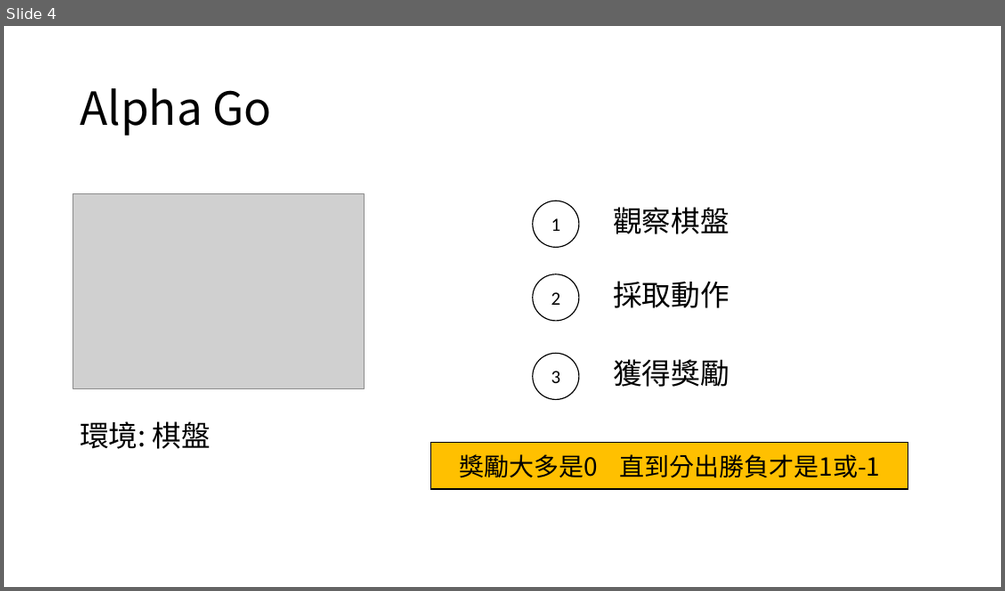
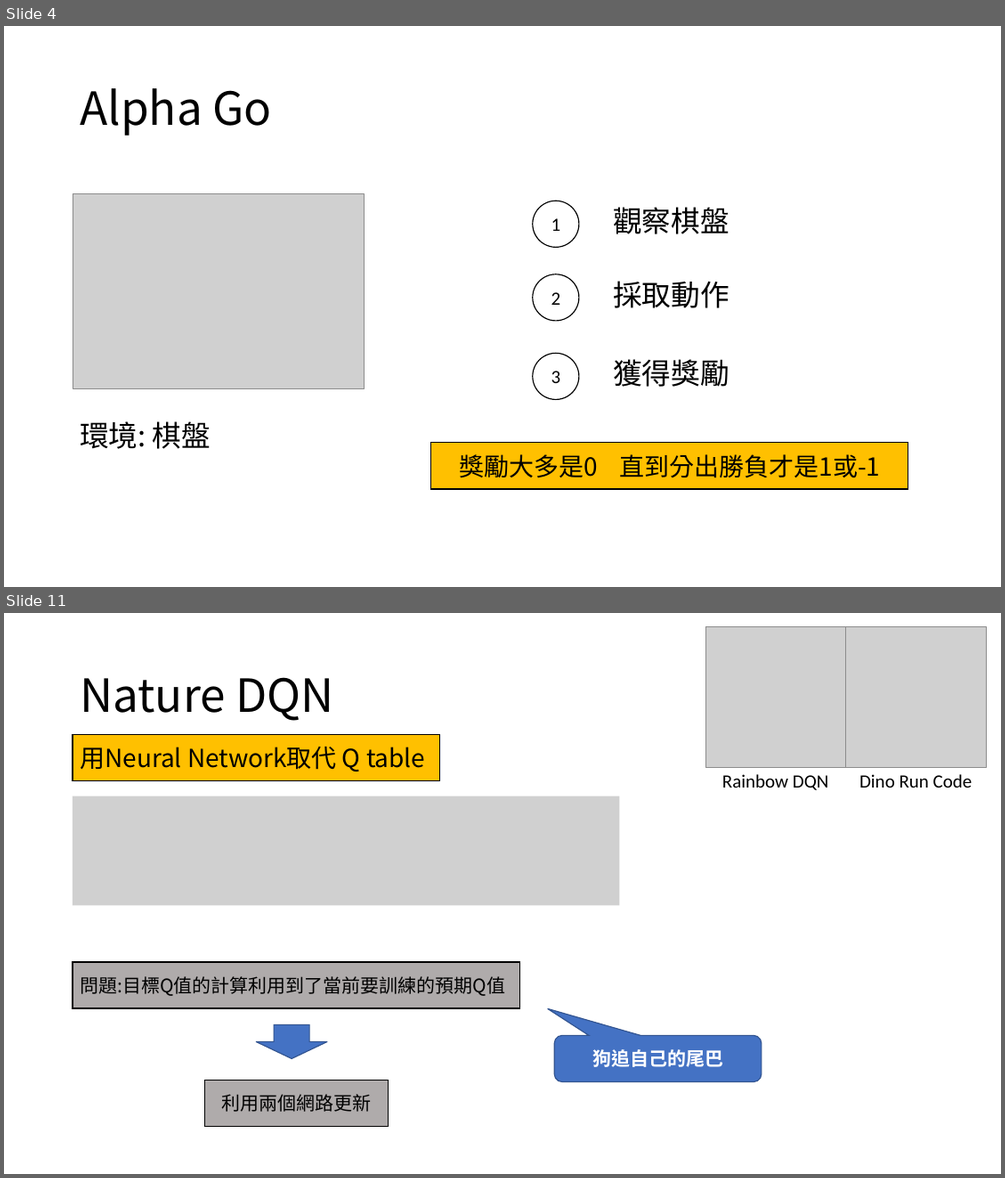
Before and after one commit to 312707047/Dino-Run-with-Rainbow-DQN, a slide deck: 107302002.pptx. Shown one above the other, each under a label of ours: slide 4 before the commit, slides 4 and 11 after it; the slides between them are not shown. The pictures are 1005x591 and 1005x1178 pixels, drawn with LibreOffice and Linux fonts; fonts in the diff are those of the drawing; grey boxes stand for pictures. Boxes give left, top, right and bottom in pixels: in the first picture for what was removed or moved away, otherwise in the second. Text is boxed around its words. In the diff, an @@ line names an element or a change of style, - is before the commit and + after.

```diff
--- a/107302002.pptx
+++ b/107302002.pptx
@@ slide 11 added at box(4, 613, 1001, 1174), background #FFFFFF @@
@@ picture added at box(705, 627, 846, 768) @@
@@ picture added at box(846, 627, 987, 768) @@
@@ title added at box(80, 677, 334, 721), 44 pt, text #000000 @@
+Nature DQN
@@ rectangle added at box(73, 735, 441, 781), fill #FFC000, outline #000000 1 pt, 24 pt, text #000000 @@
+用Neural Network取代 Q table
@@ picture added at box(73, 796, 619, 906) @@
@@ text added at box(722, 774, 829, 790), 18 pt, text #000000 @@
+Rainbow DQN
@@ text added at box(859, 774, 972, 787), 18 pt, text #000000 @@
+Dino Run Code
@@ rectangle added at box(73, 962, 520, 1008), fill #AFABAB, outline #000000 1 pt, 18 pt, text #000000 @@
+問題:目標Q值的計算利用到了當前要訓練的預期Q值
@@ down arrow added at box(256, 1024, 327, 1058), fill #4472C4, outline #325491 1 pt @@
@@ rounded speech box added at box(554, 1036, 761, 1082), fill #4472C4, outline #325491 1 pt, 18 pt, text #FFFFFF, bold @@
+狗追自己的尾巴
@@ rectangle added at box(204, 1079, 388, 1126), fill #AFABAB, outline #000000 1 pt, 18 pt, text #000000 @@
+利用兩個網路更新
```
Also in this commit, not shown: 3 slides changed, 7 other slides added, 22 other files.
